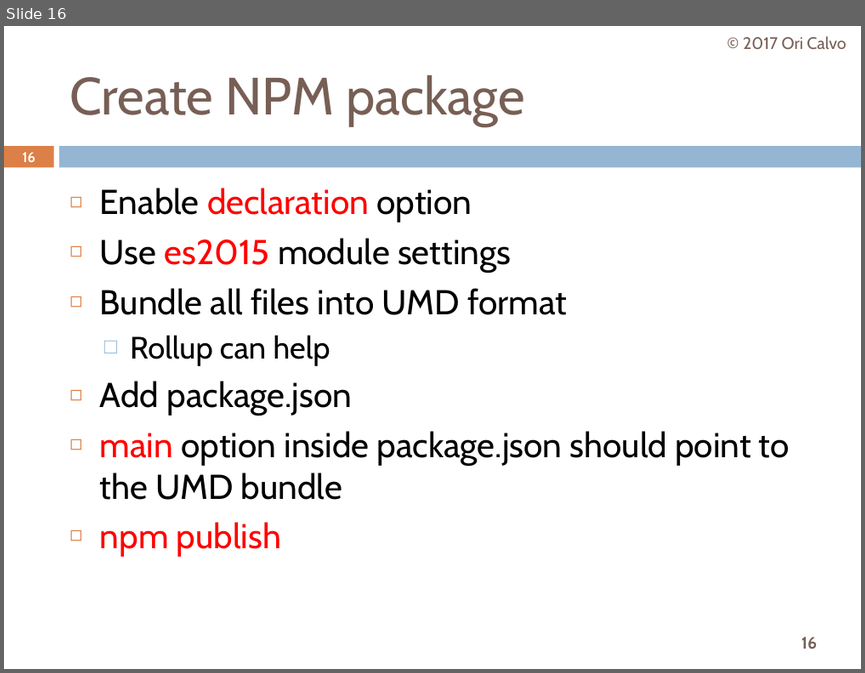
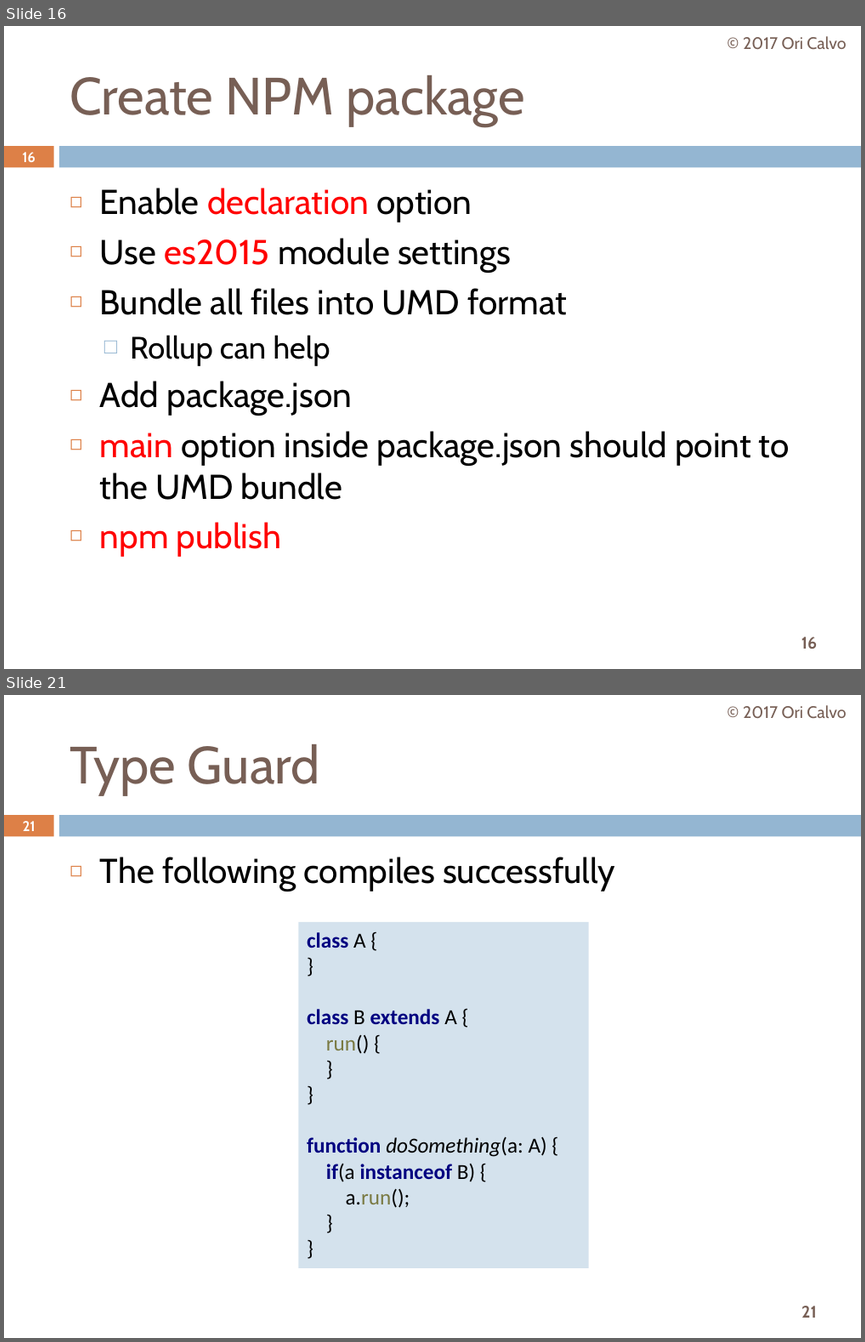
Before and after one commit to oricalvo/meetup-typescript-tips-and-tricks, a slide deck: Typescript Tips & Tricks.pptx. Shown one above the other, each under a label of ours: slide 16 before the commit, slides 16 and 21 after it; the slides between them are not shown. The pictures are 865x673 and 865x1342 pixels, drawn with LibreOffice and Linux fonts; fonts in the diff are those of the drawing; background and template pictures are left out. Boxes give left, top, right and bottom in pixels: in the first picture for what was removed or moved away, otherwise in the second. Text is boxed around its words. In the diff, an @@ line names an element or a change of style, - is before the commit and + after.

```diff
--- a/Typescript Tips & Tricks.pptx
+++ b/Typescript Tips & Tricks.pptx
@@ slide 21 added at [4,695,861,1338], background #FFFFFF; not listed: 3 template elements that a slide beside it also shows @@
@@ text added at [743,705,846,719], 14 pt, text #775F55 @@
+© 2017 Ori Calvo
@@ title added at [69,744,320,795], 44 pt, text #775F55 @@
+Type Guard
@@ page number added at [23,821,35,831], 11.9 pt, text #FFFFFF, bold @@
+21
@@ text added at [100,857,615,891], 29 pt, text #000000 @@
+◻ The following compiles successfully
@@ rectangle added at [299,922,589,1268], fill #D4E2ED, 18 pt, text #000000 @@
+class A {
+}
+class B extends A {
+run() {
+}
+}
+function doSomething(a: A) {
+if(a instanceof B) {
+a.run();
+}
+}
```
Also in this commit, not shown: 11 other slides added.
